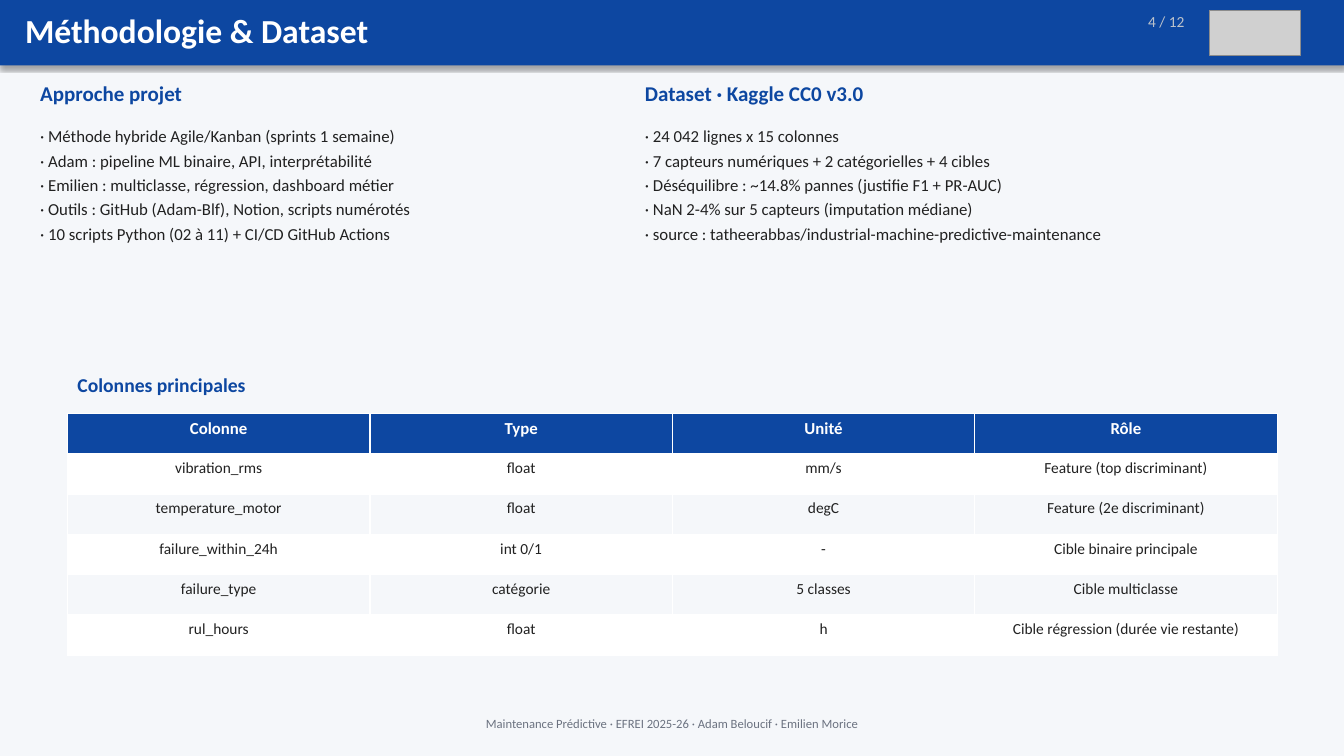
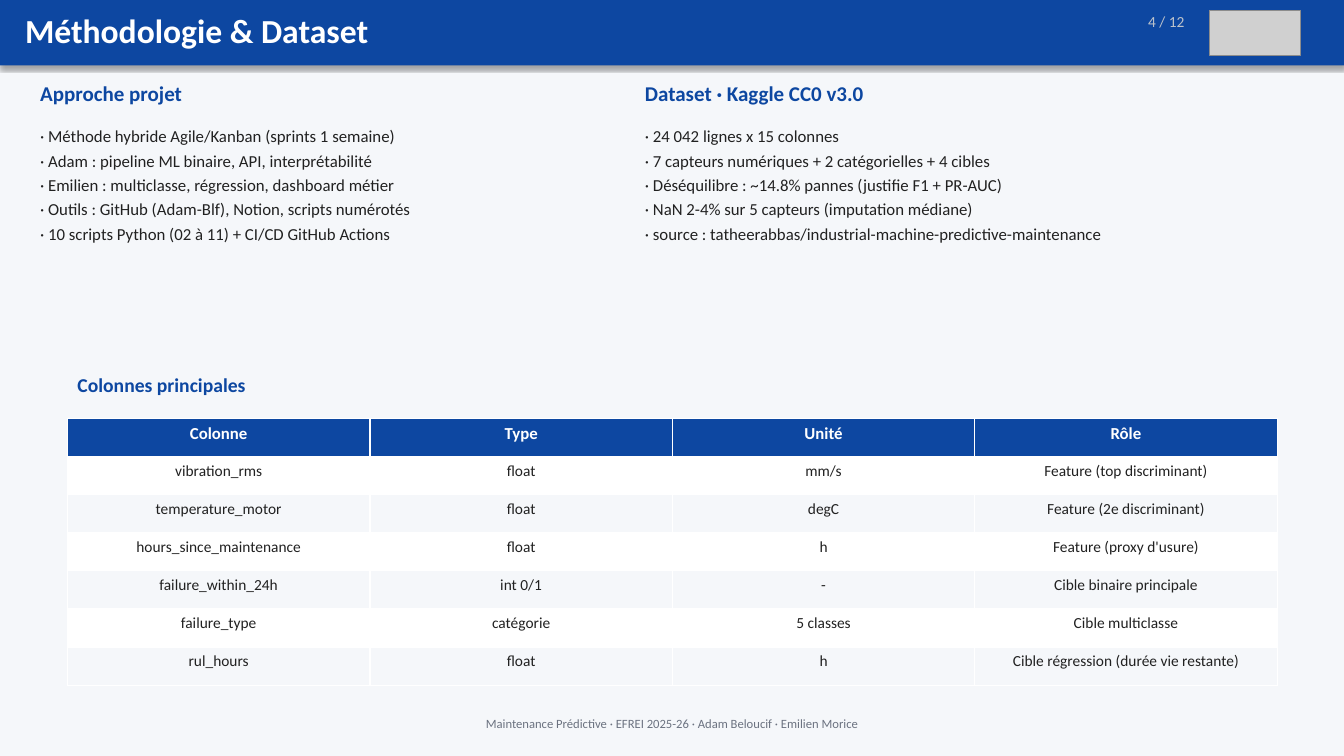
Before and after one commit to Adam-Blf/maintenance-predictive-industrielle, a slide deck: slide 4 of reports/11/presentation.pptx. Drawn at 1344x756 pixels with LibreOffice and Linux fonts; fonts in the diff are those of the drawing; grey boxes stand for pictures. Boxes give left, top, right and bottom in pixels: in the first picture for what was removed or moved away, otherwise in the second. Text is boxed around its words. In the diff, an @@ line names an element or a change of style, - is before the commit and + after.

Commit message:
fix(slides+dashboard): add hours_since_maintenance row and restore guard
Slide 4 dataset table now lists six columns (added hours_since_maintenance
as a feature row tagged "proxy d'usure"); table position adjusted to
top=4.15" height=2.65" so the audit stays at 0 overlaps / 0 OOB.

Restore the strict streamlit-runtime guard that exits with a clear hint
when somebody runs `python dashboard/app.py` directly. The previous
soft hint allowed the script to keep running and Streamlit flooded the
terminal with `missing ScriptRunContext` warnings — exiting with code 0
right after the hint is the right behaviour.

```diff
--- a/reports/11/presentation.pptx
+++ b/reports/11/presentation.pptx
@@ table at [68, 418, 1277, 686] @@
+row 4: hours_since_maintenance | float | h | Feature (proxy d'usure)
@@ table: place and size @@
-table at [68, 413, 1277, 655]
+table at [68, 418, 1277, 686]
```
Also in this commit, not shown: 2 other files.
